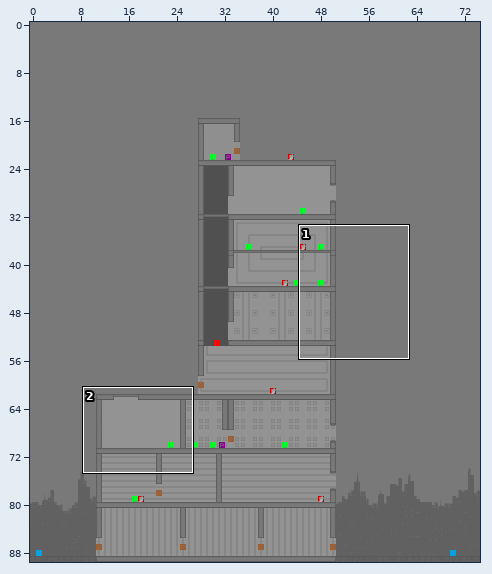
An edit to a level. Tiled map, TiledMaps/levelTwo.tmx. The first picture is a wide view before the edit; the outline marks the close-up.
Close-up. Before the commit:
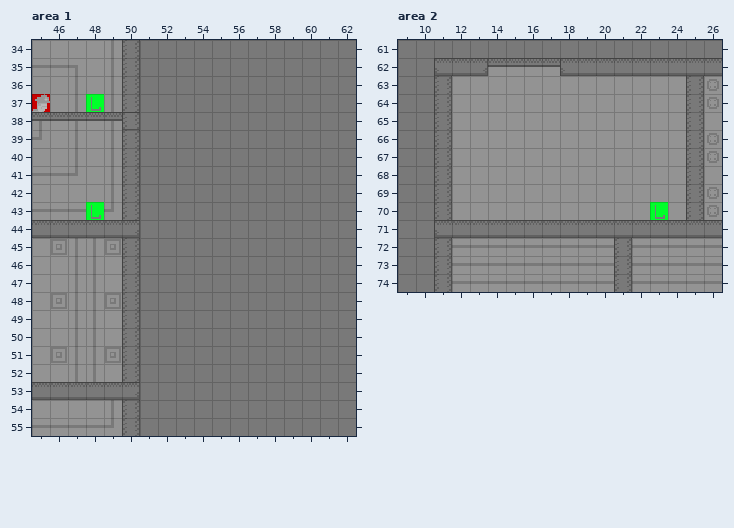
Cells are 12x12 px. Shown: area 1 x 45..62, y 34..55; area 2 x 9..26, y 61..74. The commit also changed other parts of the map, which this record leaves out.
After:
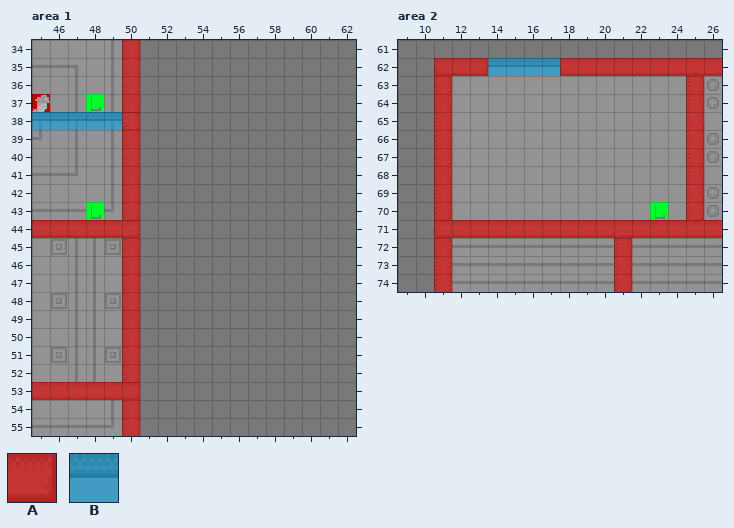
Key: from "collision": A 0, B 1.
_ is an empty cell, . an unchanged one.
Tiles of an added or newly shown layer are drawn over the layers below it.
See-through tiles are keyed as they look on the map.
The exact change:
--- layer "Collision" (now shown), area 1
@@ x 45..50 @@
-34 ....._
-35 ....._
-36 ....._
-37 ....._
-38 ______
-39 ....._
-40 ....._
-41 ....._
-42 ....._
-43 ....._
-44 ______
-45 ....._
-46 ....._
-47 ....._
-48 ....._
-49 ....._
-50 ....._
-51 ....._
-52 ....._
-53 ______
-54 ....._
-55 ....._
+34 .....A
+35 .....A
+36 .....A
+37 .....A
+38 BBBBBA
+39 .....A
+40 .....A
+41 .....A
+42 .....A
+43 .....A
+44 AAAAAA
+45 .....A
+46 .....A
+47 .....A
+48 .....A
+49 .....A
+50 .....A
+51 .....A
+52 .....A
+53 AAAAAA
+54 .....A
+55 .....A
--- layer "Collision" (now shown), area 2
@@ x 11..26 @@
-62 ________________
-63 _............._.
-64 _............._.
-65 _............._.
-66 _............._.
-67 _............._.
-68 _............._.
-69 _............._.
-70 _............._.
-71 ________________
-72 _........._.....
-73 _........._.....
-74 _........._.....
+62 AAABBBBAAAAAAAAA
+63 A.............A.
+64 A.............A.
+65 A.............A.
+66 A.............A.
+67 A.............A.
+68 A.............A.
+69 A.............A.
+70 A.............A.
+71 AAAAAAAAAAAAAAAA
+72 A.........A.....
+73 A.........A.....
+74 A.........A.....
Where, in picture pixels (left, top, right, bottom), the same in both close-ups:
added: (32, 40, 140, 436)
added: (434, 58, 722, 292)
